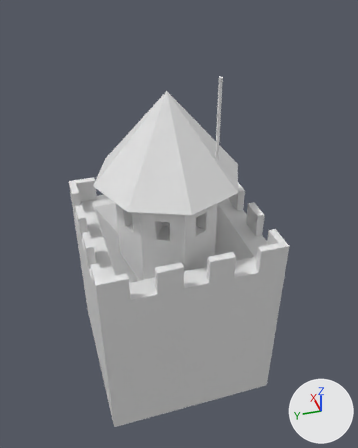
Two versions of the Blender file Content/Units/Castle/SM_Castle.blend, one commit apart.
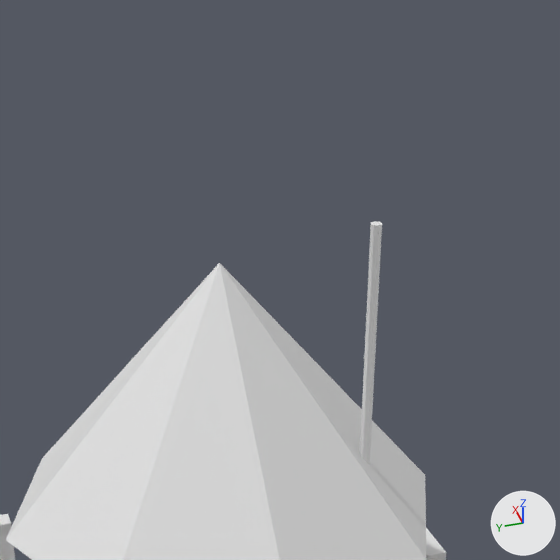
Each version appears first whole from a camera (50 mm lens) standing at (-4.51, 1.29, 4.42) and looking at (-0.05, -0.11, 1.1), and next in a close-up on the part from 25% to 79% of the width and 0% to 43% of the height. The axes (+X, +Y, +Z) are drawn at lower right. The lights are the same throughout.
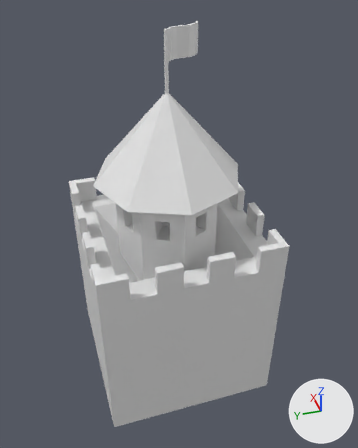
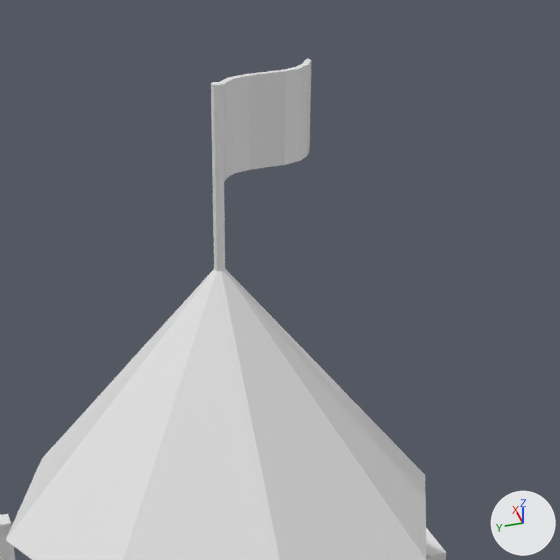
Edits to the bpy script that builds the scene:
```text
Change me_cube_001:
    used by ob_cube_001; location = (0.0, 0.0, 0.0)
    remove me_cube_001.from_pydata(...)  # 245 vertices, 195 faces; spans x -1.0..1.0, y -1.0..1.0, z -1.0..2.87
    add me_cube_001.from_pydata(...)  # 301 vertices, 231 faces; spans x -1.0..1.0, y -1.0..1.0, z -1.0..3.25
    me_cube_001 part 1: a new loose piece of 40 vertices spanning x -0.01..0.32, y -0.42..0.01, z 2.92..3.23
    me_cube_001 part 2
    88 faces are deleted
    6 vertices in x -0.33..-0.29, y -0.45..-0.41, z 1.87 move by (0.31, 0.43, 0.39)
    6 vertices in x -0.33..-0.29, y -0.45..-0.41, z 2.87 move by (0.31, 0.43, 0.38)
    4 vertices move from x -0.32..-0.3, y -0.45, z 1.87..2.87 to x -0.01..0.01, y -0.01, z 2.26..3.25
    8 new vertices lie (0.0, 0.0, -0.23) away from vertices in x -0.59..0.59, y -0.59..0.59, z 1.74
    8 new vertices lie (0.0, 0.0, 0.96) away from vertices in x -0.59..0.59, y -0.59..0.59, z 0.31
    96 new faces join them
```

What differs and where, as boxes [x1, y1, x2, y2] in the close-ups (560 x 560 px; the box of a moved part takes in the faces that stretch with it):
'Cube.001', reshaped: before [0, 221, 446, 560]; after [0, 59, 446, 560]
part 1 of me_cube_001, added: after [220, 59, 311, 181]
part 2 of me_cube_001, moved or reshaped: before [0, 221, 446, 560]; after [0, 82, 446, 560]
